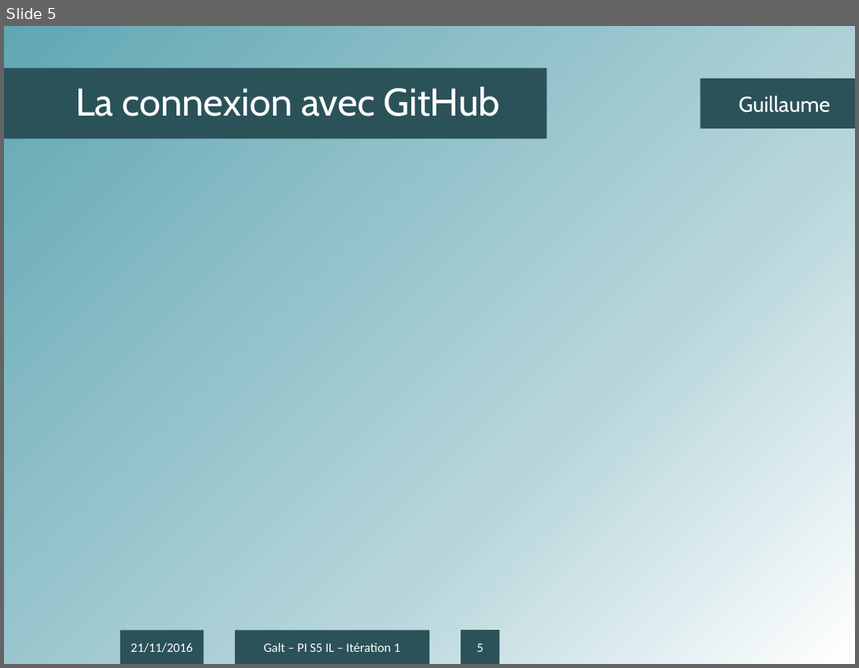
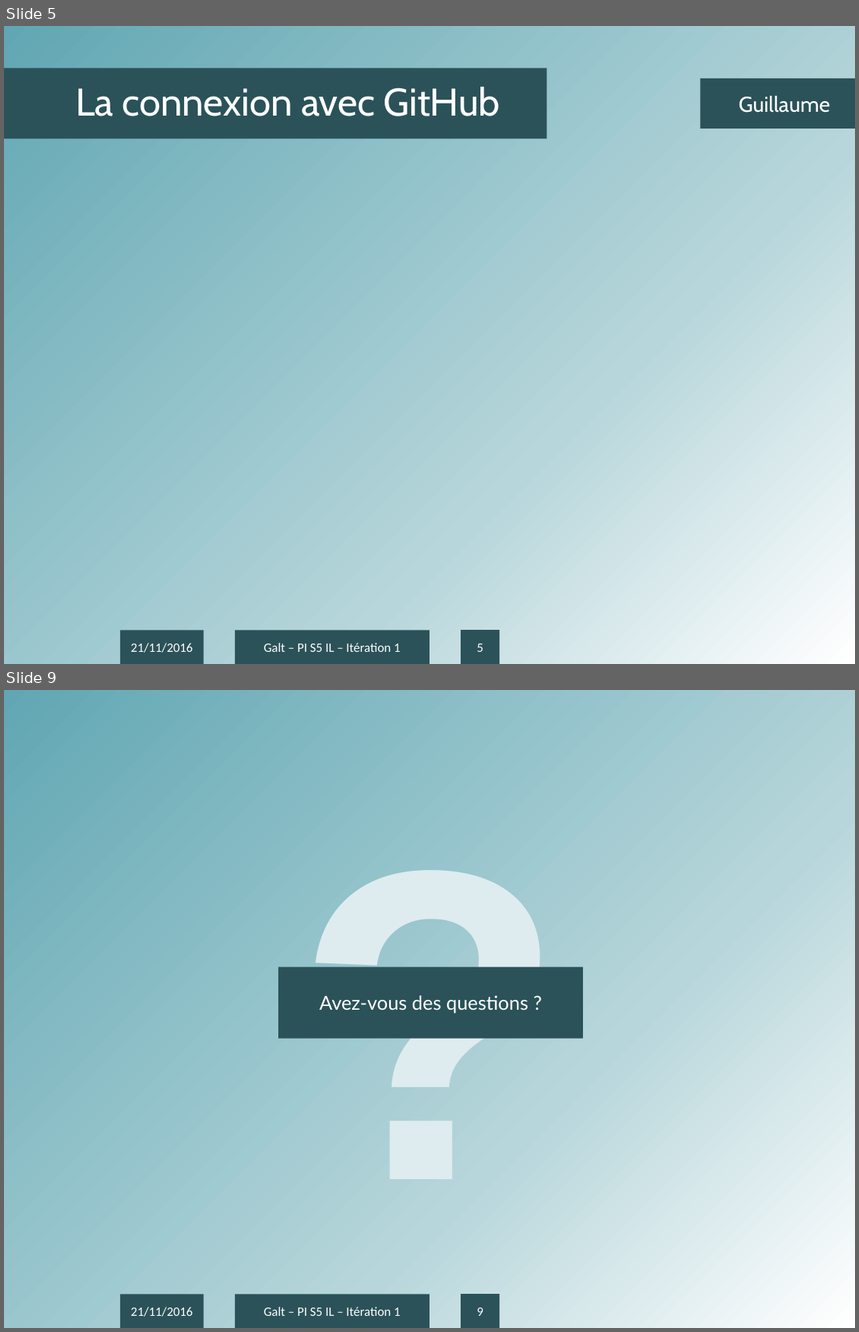
Before and after one commit to antonin-charrier/Project-Galt, a slide deck: Itérations/Présentation IT1.pptx. Shown one above the other, each under a label of ours: slide 5 before the commit, slides 5 and 9 after it; the slides between them are not shown. The pictures are 859x668 and 859x1332 pixels, drawn with LibreOffice and Linux fonts; fonts in the diff are those of the drawing; background and template pictures are left out. Boxes give left, top, right and bottom in pixels: in the first picture for what was removed or moved away, otherwise in the second. Text is boxed around its words. In the diff, an @@ line names an element or a change of style, - is before the commit and + after.

```diff
--- a/Itérations/Présentation IT1.pptx
+++ b/Itérations/Présentation IT1.pptx
@@ slide 9 added at (4, 690, 855, 1328), background #FFFFFF; not listed: 1 template element that a slide beside it also shows @@
@@ text added at (257, 730, 605, 1275), 413 pt, text #DEECEF, bold @@
+?
@@ text added at (279, 967, 583, 1038), fill #2B5259, 18 pt, text #FFFFFF @@
+Avez-vous des questions ?
@@ rectangle added at (120, 1295, 204, 1328), fill #2B5259, 12 pt, text #FFFFFF @@
+21/11/2016
@@ rectangle added at (235, 1295, 430, 1328), fill #2B5259, 12 pt, text #FFFFFF @@
+Galt – PI S5 IL – Itération 1
@@ page number added at (462, 1295, 500, 1328), fill #2B5259, 12 pt, text #FFFFFF @@
+9
```
Also in this commit, not shown: 2 slides changed, 1 other slide added.
